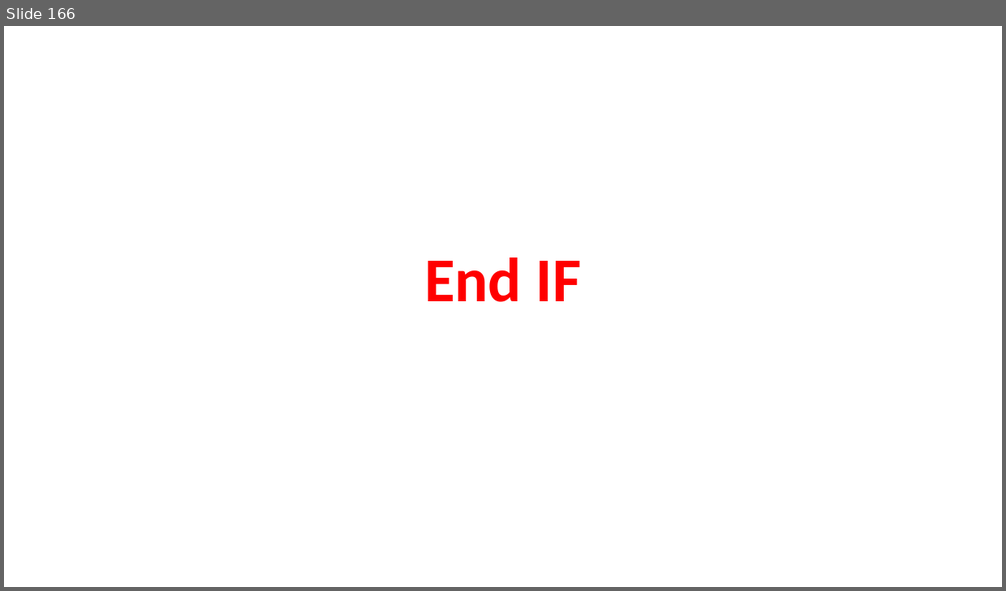
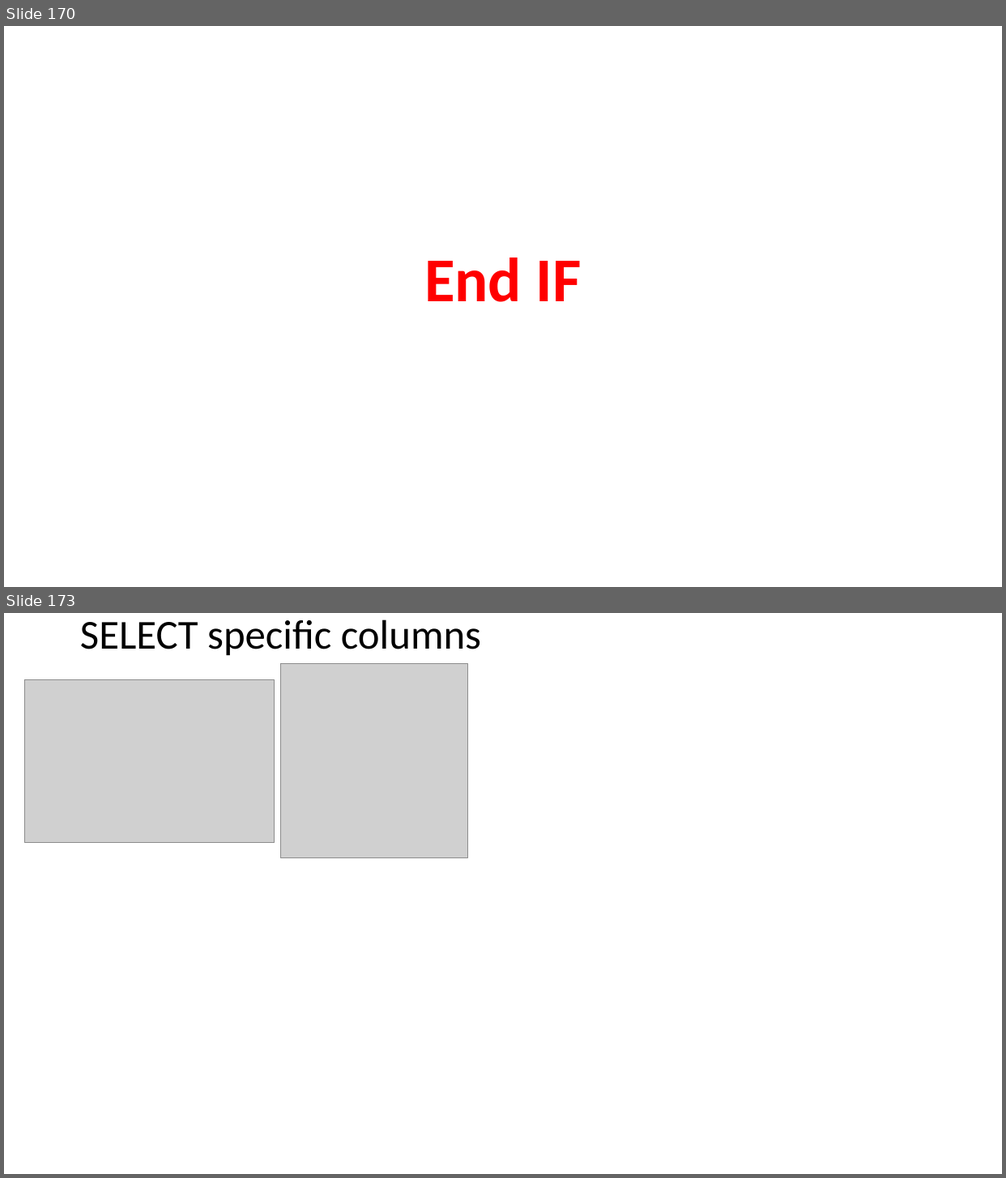
Before and after one commit to AhmedMohamedSamir1/Summary, a slide deck: Dot Net/2_DB.pptx. Shown one above the other, each under a label of ours: slide 166 before the commit, slides 170 and 173 after it; the slides between them are not shown. The pictures are 1006x591 and 1006x1178 pixels, drawn with LibreOffice and Linux fonts; fonts in the diff are those of the drawing; grey boxes stand for pictures. Boxes give left, top, right and bottom in pixels: in the first picture for what was removed or moved away, otherwise in the second. Text is boxed around its words. In the diff, an @@ line names an element or a change of style, - is before the commit and + after.

```diff
--- a/Dot Net/2_DB.pptx
+++ b/Dot Net/2_DB.pptx
@@ slide 173 added at [4,613,1002,1174], background #FFFFFF @@
@@ title added at [80,619,481,656], 39.6 pt, text #000000 @@
+SELECT specific columns
@@ picture added at [25,679,275,842] @@
@@ picture added at [281,664,468,858] @@
@@ what was slide 166 is now slide 170 @@
```
Also in this commit, not shown: 16 other slides added, 5 other files.
